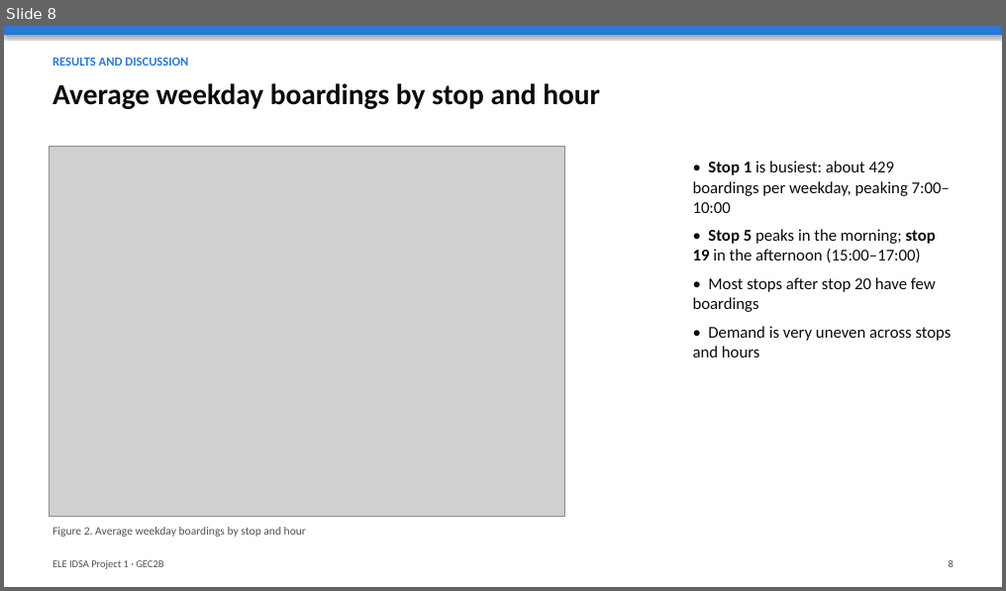
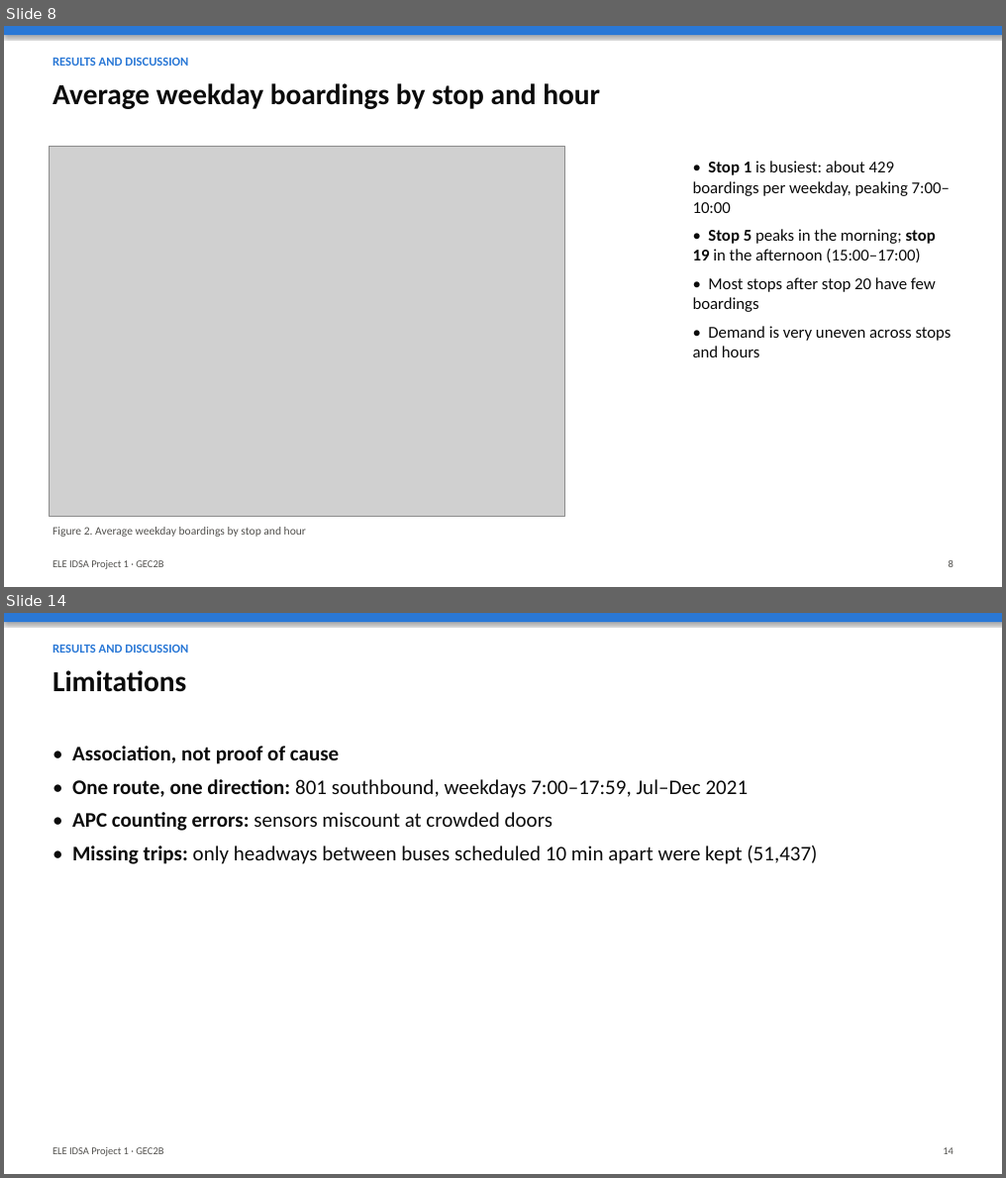
Before and after one commit to RJL-Marquez/ELE-IDSA-PROJECT-1, a slide deck: report/output/ELE_IDSA_Project1_Slides.pptx. Shown one above the other, each under a label of ours: slide 8 before the commit, slides 8 and 14 after it; the slides between them are not shown. The pictures are 1006x591 and 1006x1178 pixels, drawn with LibreOffice and Linux fonts; fonts in the diff are those of the drawing; grey boxes stand for pictures. Boxes give left, top, right and bottom in pixels: in the first picture for what was removed or moved away, otherwise in the second. Text is boxed around its words. In the diff, an @@ line names an element or a change of style, - is before the commit and + after.

```diff
--- a/report/output/ELE_IDSA_Project1_Slides.pptx
+++ b/report/output/ELE_IDSA_Project1_Slides.pptx
@@ slide 14 added at box(4, 613, 1002, 1174), background #FFFFFF @@
@@ rectangle added at box(4, 613, 1002, 622), fill #2A78D6 @@
@@ text added at box(53, 644, 188, 653), 12 pt, text #2A78D6, bold @@
+RESULTS AND DISCUSSION
@@ text added at box(53, 670, 186, 692), 28 pt, text #0B0B0B, bold @@
+Limitations
@@ text added at box(72, 746, 817, 864), 20 pt, text #0B0B0B @@
+• Association, not proof of cause
+• One route, one direction: 801 southbound, weekdays 7:00–17:59, Jul–Dec 2021
+• APC counting errors: sensors miscount at crowded doors
+• Missing trips: only headways between buses scheduled 10 min apart were kept (51,437)
@@ text added at box(53, 1148, 163, 1157), 10 pt, text #52514E @@
+ELE IDSA Project 1 · GEC2B
@@ text added at box(943, 1148, 953, 1155), 10 pt, text #52514E @@
+14
```
Also in this commit, not shown: 2 slides changed, 6 other slides added, 3 other files.
